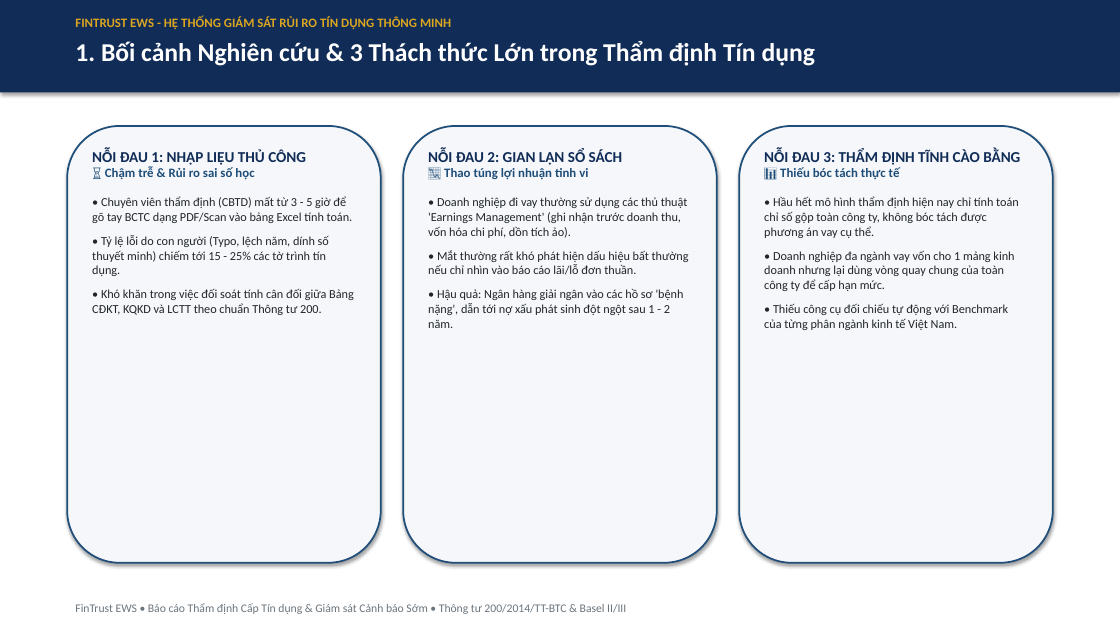
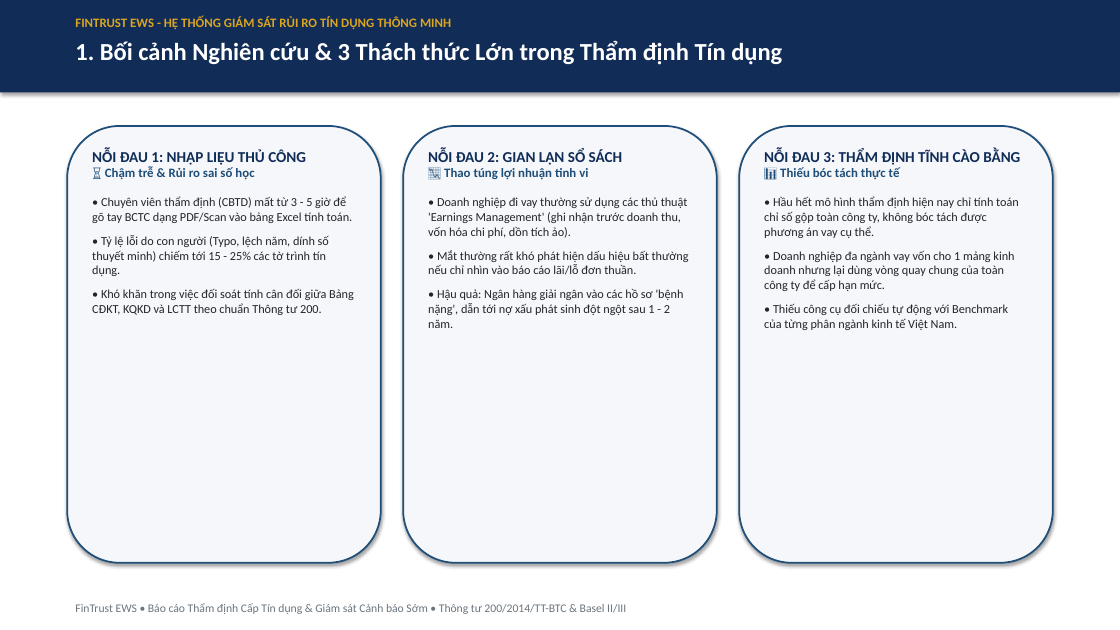
Before and after one commit to SelinaVu/Credit-Risk-Control, a slide deck: slide 2 of FinTrust_EWS_Bao_Cao_Hoi_Dong_Khoa_Hoc.pptx. Drawn at 1120x630 pixels with LibreOffice and Linux fonts; fonts in the diff are those of the drawing. Boxes give left, top, right and bottom in pixels: in the first picture for what was removed or moved away, otherwise in the second. Text is boxed around its words. In the diff, an @@ line names an element or a change of style, - is before the commit and + after.

```diff
--- a/FinTrust_EWS_Bao_Cao_Hoi_Dong_Khoa_Hoc.pptx
+++ b/FinTrust_EWS_Bao_Cao_Hoi_Dong_Khoa_Hoc.pptx
@@ text "1. Bối cảnh Nghiên cứu ..." at bbox=[75, 40, 782, 65]: size 22 to 21 pt @@
```
Also in this commit, not shown: 9 other slides changed, 1 slide added, 1 other file.
